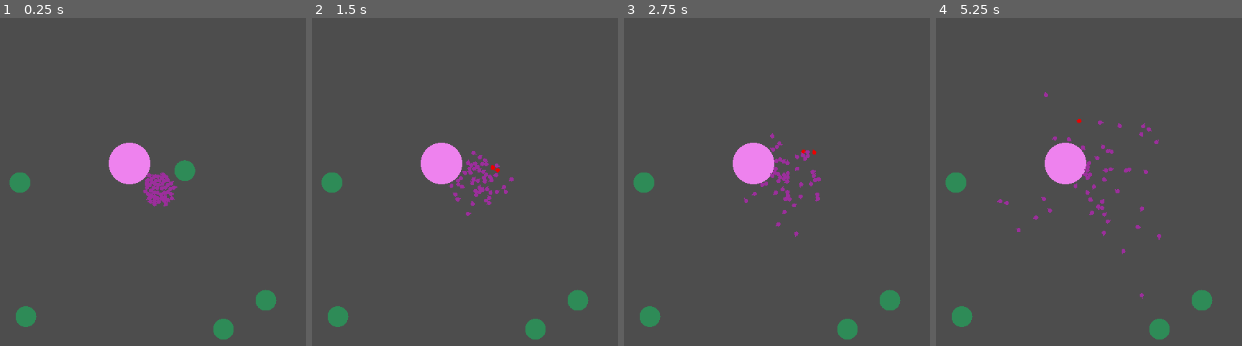
Above: before the commit, frames 1-4 (left to right).
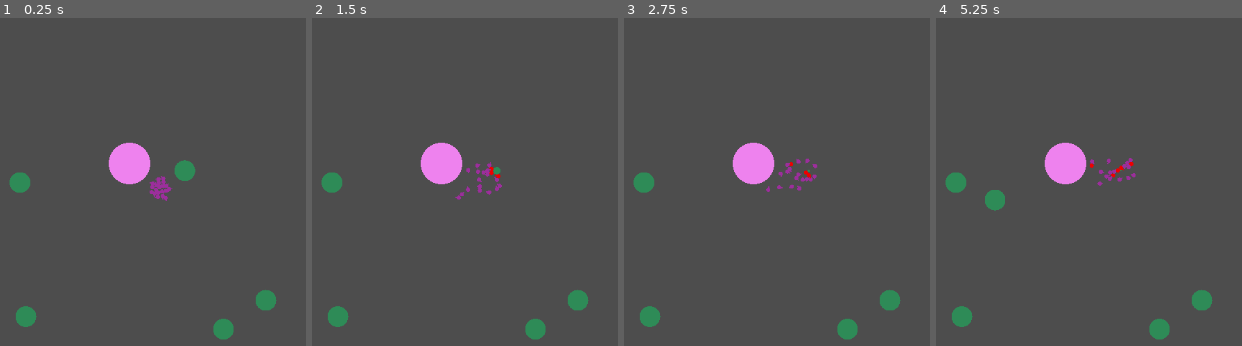
Above: after the commit, the same moments.

Repository: MalCaor/RucheTyr
Game: Godot game, scene res://Scene2d.tscn
The game is run twice, just before and just after one commit, with the same random seed, the same clock (stepped at 60 frames per second) and the same inputs.
Inputs:
- Up to frame 1 (0.25 s): no input
- Up to frame 2 (1.5 s): no input
- Up to frame 3 (2.75 s): no input
- Up to frame 4 (5.25 s): no input

The runs differ from the first frame. In frame 1, 0.6% of the frame differs, in the area x 46-58%, y 46-58%; in frame 2, 0.9%; in frame 3, 1.1%; in frame 4, 1.5%, in the area x 16-74%, y 22-86%.

Commit message:
fonctionne un peu pres

Diff:
--- a/Nourriture/nourriture.gd
+++ b/Nourriture/nourriture.gd
@@ -1,7 +1,7 @@
 extends RigidBody2D
 
 var type = "Nourriture"
-var quantite: int = 5;
+var quantite: int = 50;
 var couleur = Color.SEA_GREEN
 
 # Called when the node enters the scene tree for the first time.
@@ -16,6 +16,7 @@
 
 func eaten():
 	quantite -= 1;
-	self.scale /= 2
+	self.scale /= 1.1;
 	if quantite <= 0:
 		self.queue_free()
+		print("POP")
--- a/World.gd
+++ b/World.gd
@@ -17,7 +17,7 @@
 # Called every frame. 'delta' is the elapsed time since the previous frame.
 func _process(delta):
 	timer+=delta
-	if timer > 10:
+	if timer > 5:
 		print("SPAWN")
 		spawn_nour()
 		timer = 0
--- a/ruche.gd
+++ b/ruche.gd
@@ -11,7 +11,7 @@
 # Called when the node enters the scene tree for the first time.
 func _ready():
 	self.modulate = couleur
-	for x in 50:
+	for x in 20:
 		add_tyr(hormagaunt, position+Vector2(randf_range(10,15), randf_range(10,15)))
 
 
@@ -31,3 +31,4 @@
 func give_food_to_Ruche(quantite:int):
 	food_quantity+=quantite
 	print("food_quantity de la Ruche = %s" % food_quantity)
+	print(list_tyr.size())
